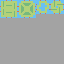
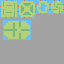
Before/after of a 64 x 64 layered artwork. What changed in the layer stack:
added layer "Слой 6" above "Слой 5" over [3, 20, 31, 40]
painted on "Слой 5" over [3, 6, 58, 39]
